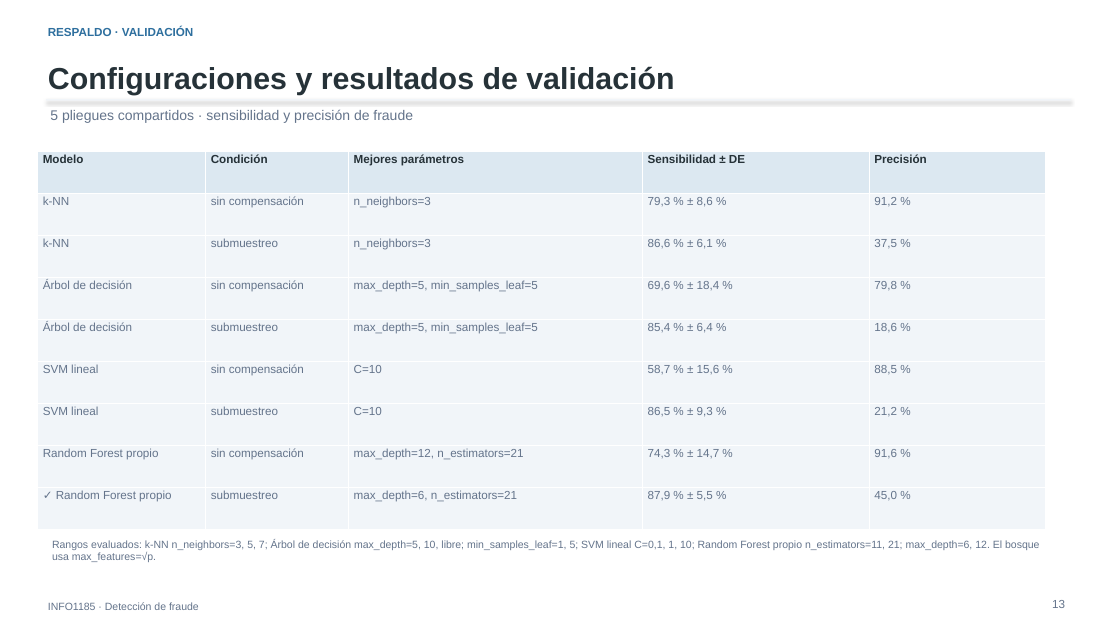
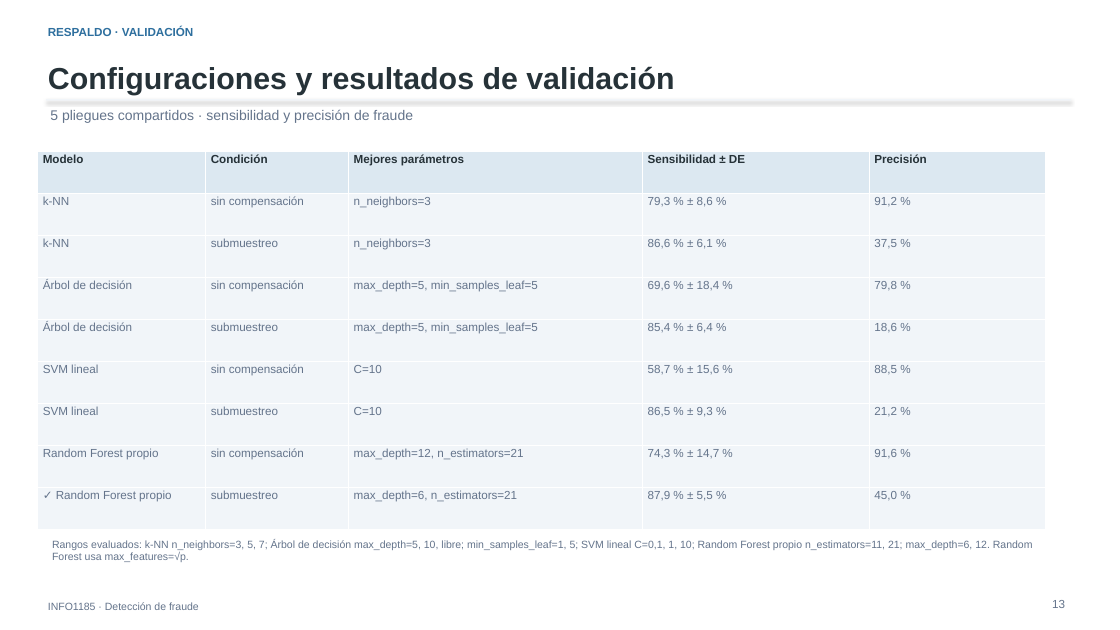
Before and after one commit to FernandoValdes01/Fraudetection, a slide deck: slide 13 of documentacion/contexto/presentaciones_anteriores/defensa_fraude.pptx. Drawn at 1120x630 pixels with LibreOffice and Linux fonts; fonts in the diff are those of the drawing. Boxes give left, top, right and bottom in pixels: in the first picture for what was removed or moved away, otherwise in the second. Text is boxed around its words. In the diff, an @@ line names an element or a change of style, - is before the commit and + after.

```diff
--- a/documentacion/contexto/presentaciones_anteriores/defensa_fraude.pptx
+++ b/documentacion/contexto/presentaciones_anteriores/defensa_fraude.pptx
@@ text at [52, 540, 1033, 562]: text changed @@
-Rangos evaluados: k-NN n_neighbors=3, 5, 7; Árbol de decisión max_depth=5, 10, libre; min_samples_leaf=1, 5; SVM lineal C=0,1, 1, 10; Random Forest propio n_estimators=11, 21; max_depth=6, 12. El bosque usa max_features=√p.
+Rangos evaluados: k-NN n_neighbors=3, 5, 7; Árbol de decisión max_depth=5, 10, libre; min_samples_leaf=1, 5; SVM lineal C=0,1, 1, 10; Random Forest propio n_estimators=11, 21; max_depth=6, 12. Random Forest usa max_features=√p.
```
Also in this commit, not shown: 3 other slides changed, 13 other files.
